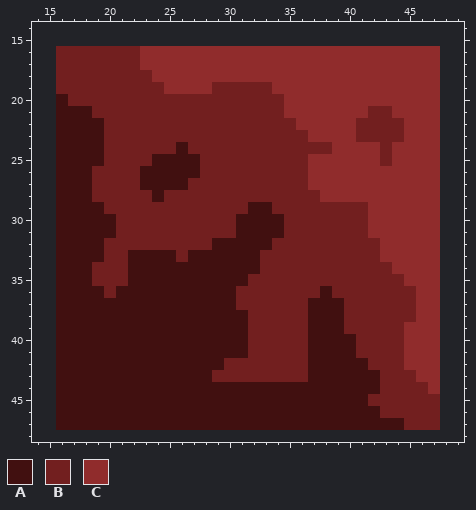
One commit to this pixel-art sprite: sprites/crimson-sand-wall1.png. Above: the version before the commit.
The file is 32x32 pixels. Shown: x 14..49, y 14..48. The old version is drawn lined up with the new one, on the new canvas.
Palette (. is transparent): A #411010  B #721f1f  C #902c2c
Pixels before, first column x 16:
16 BBBBBBBCCCCCCCCCCCCCCCCCCCCCCCCC
17 BBBBBBBCCCCCCCCCCCCCCCCCCCCCCCCC
18 BBBBBBBBCCCCCCCCCCCCCCCCCCCCCCCC
19 BBBBBBBBBCCCCBBBBBCCCCCCCCCCCCCC
20 ABBBBBBBBBBBBBBBBBBCCCCCCCCCCCCC
21 AAABBBBBBBBBBBBBBBBCCCCCCCBBCCCC
22 AAAABBBBBBBBBBBBBBBBCCCCCBBBBCCC
23 AAAABBBBBBBBBBBBBBBBBCCCCBBBBCCC
24 AAAABBBBBBABBBBBBBBBBBBCCCCBCCCC
25 AAAABBBBAAAABBBBBBBBBCCCCCCBCCCC
26 AAABBBBAAAAABBBBBBBBBCCCCCCCCCCC
27 AAABBBBAAAABBBBBBBBBBCCCCCCCCCCC
28 AAABBBBBABBBBBBBBBBBBBCCCCCCCCCC
29 AAAABBBBBBBBBBBBAABBBBBBBBCCCCCC
30 AAAAABBBBBBBBBBAAAABBBBBBBCCCCCC
31 AAAAABBBBBBBBBBAAAABBBBBBBCCCCCC
32 AAAABBBBBBBBBAAAAABBBBBBBBBCCCCC
33 AAAABBAAAABAAAAAABBBBBBBBBBCCCCC
34 AAABBBAAAAAAAAAAABBBBBBBBBBBCCCC
35 AAABBBAAAAAAAAAABBBBBBBBBBBBBCCC
36 AAAABAAAAAAAAAABBBBBBBABBBBBBBCC
37 AAAAAAAAAAAAAAABBBBBBAAABBBBBBCC
38 AAAAAAAAAAAAAAAABBBBBAAABBBBBBCC
39 AAAAAAAAAAAAAAAABBBBBAAABBBBBCCC
40 AAAAAAAAAAAAAAAABBBBBAAAABBBBCCC
41 AAAAAAAAAAAAAAAABBBBBAAAABBBBCCC
42 AAAAAAAAAAAAAABBBBBBBAAAAABBBCCC
43 AAAAAAAAAAAAABBBBBBBBAAAAAABBBCC
44 AAAAAAAAAAAAAAAAAAAAAAAAAAABBBBC
45 AAAAAAAAAAAAAAAAAAAAAAAAAABBBBBB
46 AAAAAAAAAAAAAAAAAAAAAAAAAAABBBBB
47 AAAAAAAAAAAAAAAAAAAAAAAAAAAAABBB
Now the later version:
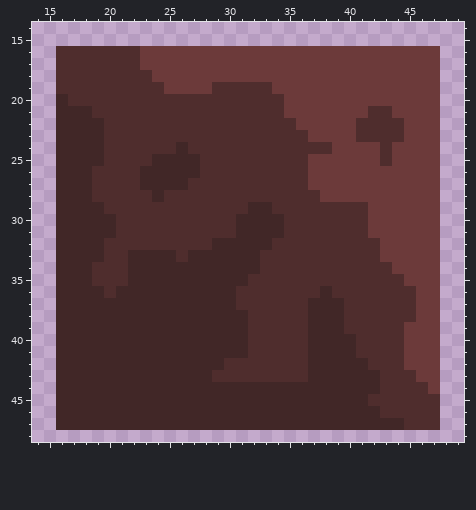
Diff:
canvas 32x32 -> 64x64, the old top-left corner now at 16,16
Colour A changes from #411010 to #412727.
Colour B changes from #721f1f to #4f2d2d.
Colour C changes from #902c2c to #6c3a3a.
Changed places in both pictures, as pixel boxes (x1, y1, x2, y2):
changed: (56, 46, 440, 430)
